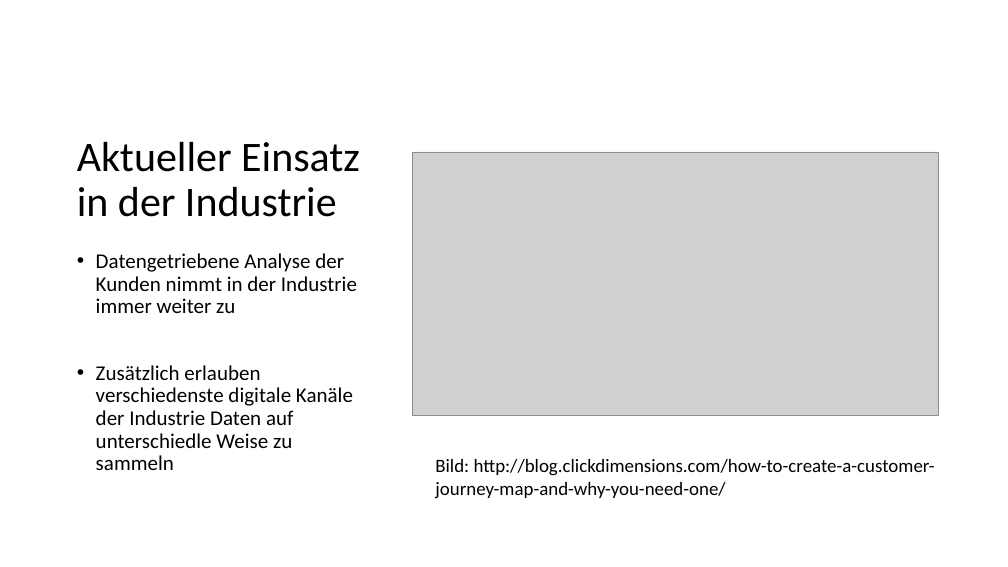
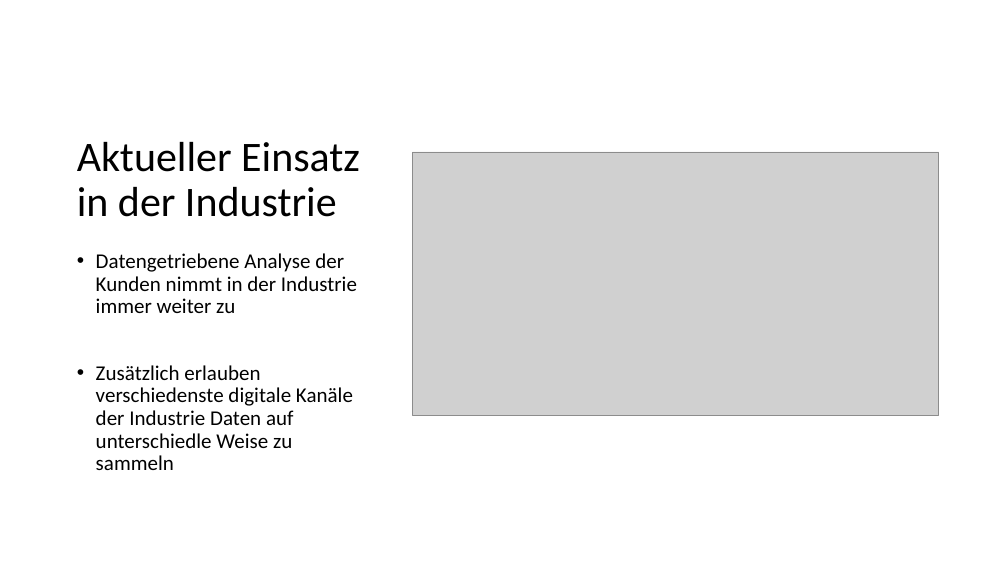
Before and after one commit to TimBoeckel/HCI-Sem-JourneyMaps, a slide deck: slide 4 of Praesentation/Präsentation_Tim.pptx. Drawn at 1008x567 pixels with LibreOffice and Linux fonts; fonts in the diff are those of the drawing; grey boxes stand for pictures. Boxes give left, top, right and bottom in pixels: in the first picture for what was removed or moved away, otherwise in the second. Text is boxed around its words. In the diff, an @@ line names an element or a change of style, - is before the commit and + after.

```diff
--- a/Praesentation/Präsentation_Tim.pptx
+++ b/Praesentation/Präsentation_Tim.pptx
@@ text removed at (435, 459, 935, 499) @@
-Bild: http://blog.clickdimensions.com/how-to-create-a-customer-journey-map-and-why-you-need-one/
```
Also in this commit, not shown: 7 other slides changed, 6 slides added, 1 slide removed.
